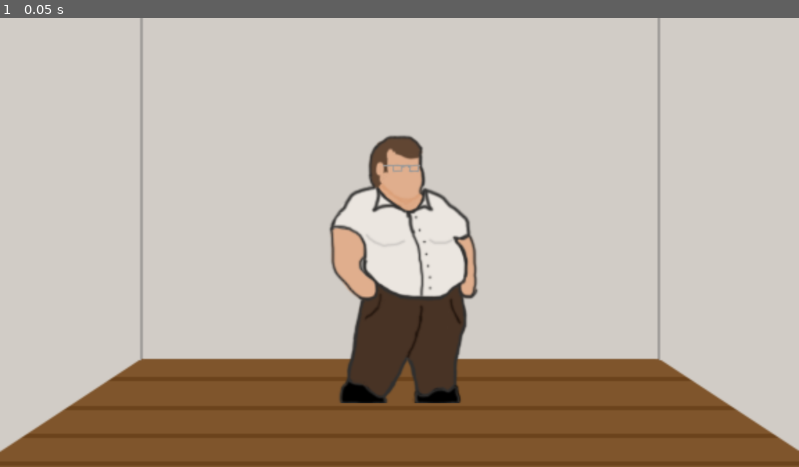
Above: before the commit, frame 1.
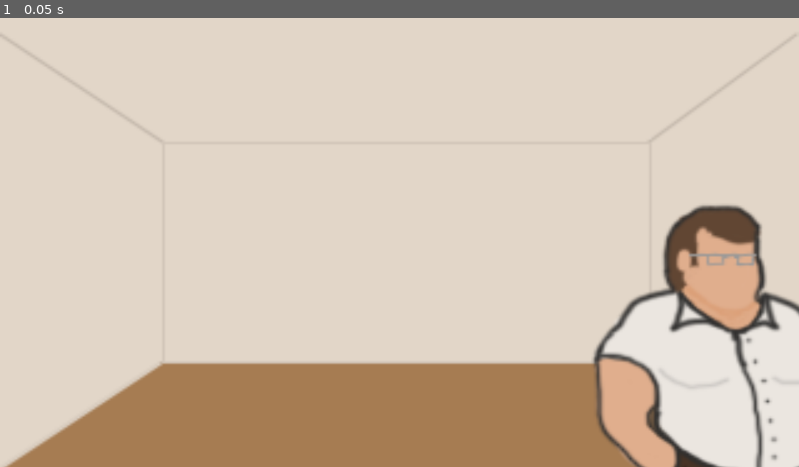
Above: after the commit, the same moment.

Repository: JackIsCool1234/Trapped
Game: Godot game, scene res://scenes/room.tscn
The game is run twice, just before and just after one commit, with the same random seed, the same clock (stepped at 60 frames per second) and the same inputs.
Inputs:
- Up to frame 1 (0.05 s): no input

The runs differ from the first frame. In frame 1, 33% of the frame differs, in the area x 0-100%, y 0-100%.

Commit message:
Room redesign

Diff:
--- a/Pranked/scenes/room.tscn
+++ b/Pranked/scenes/room.tscn
@@ -1,9 +1,8 @@
-[gd_scene load_steps=6 format=3 uid="uid://dft06l7j2iur2"]
+[gd_scene load_steps=5 format=3 uid="uid://dft06l7j2iur2"]
 
 [ext_resource type="Script" path="res://scripts/player.gd" id="1_8ixm1"]
 [ext_resource type="Texture2D" uid="uid://b8tabpbw1gpk2" path="res://assests/Player Design .v1.png" id="2_obdvv"]
-[ext_resource type="Texture2D" uid="uid://c67up4354r56h" path="res://assests/Wall design copy.png" id="2_xj23l"]
-[ext_resource type="Texture2D" uid="uid://b0305l5fi3jus" path="res://assests/Floor design - Copy copy 2.png" id="3_vj1p5"]
+[ext_resource type="Texture2D" uid="uid://dw2tms0jos7b8" path="res://assests/Room design.png" id="3_gcm06"]
 
 [sub_resource type="CapsuleShape2D" id="CapsuleShape2D_7156m"]
 radius = 56.0
@@ -30,16 +29,11 @@
 shape = SubResource("CapsuleShape2D_7156m")
 
 [node name="Camera2D" type="Camera2D" parent="."]
-position = Vector2(288, 162)
-zoom = Vector2(2, 2)
+position = Vector2(160, 101)
+zoom = Vector2(3.6, 3.3)
 
 [node name="enviroment" type="Node" parent="."]
 
-[node name="background_wall" type="Sprite2D" parent="enviroment"]
-z_index = 1
-position = Vector2(288, 180)
-texture = ExtResource("2_xj23l")
-
-[node name="background_floor" type="Sprite2D" parent="enviroment"]
-position = Vector2(288, 156)
-texture = ExtResource("3_vj1p5")
+[node name="background_room" type="Sprite2D" parent="enviroment"]
+position = Vector2(160, 100)
+texture = ExtResource("3_gcm06")
Binary file added: Pranked/assests/Room design.png
Not shown, added: Pranked/assests/Room design.png.import
Binary file added: Pranked/assests/roomtemplate.png
Not shown, added: Pranked/assests/roomtemplate.png.import
Not shown, added: Pranked/assests/Door design.psd
Not shown, added: Pranked/assests/Room design.psd
Not shown, changed: Pranked/assests/Wall design copy.psd
